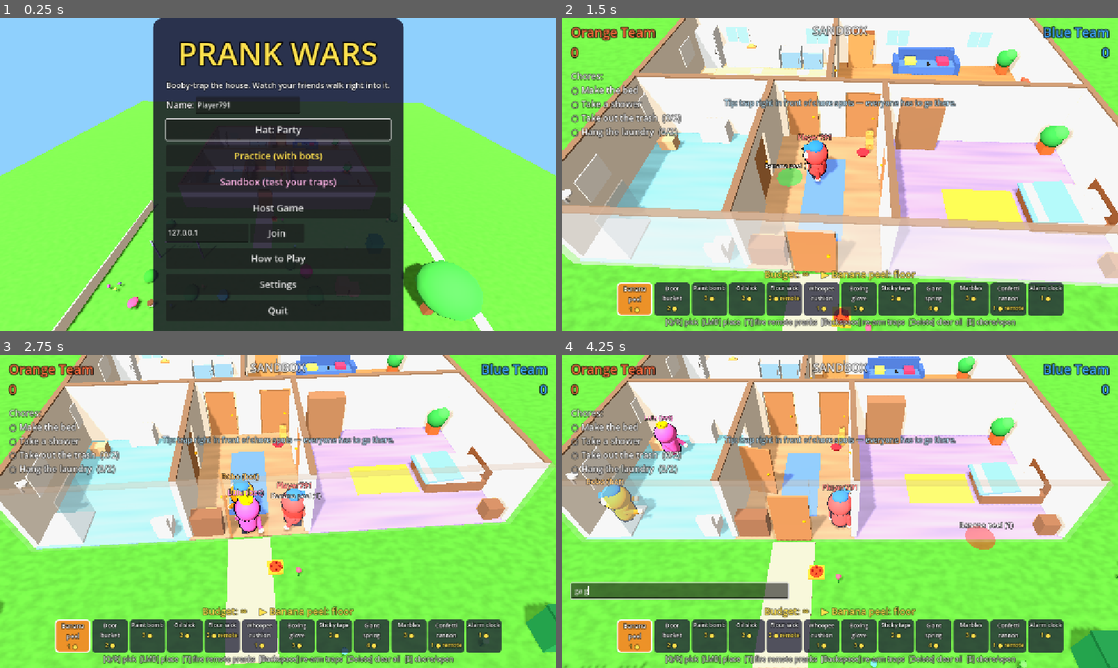
Above: before the commit, frames 1-4 (two rows, left to right).
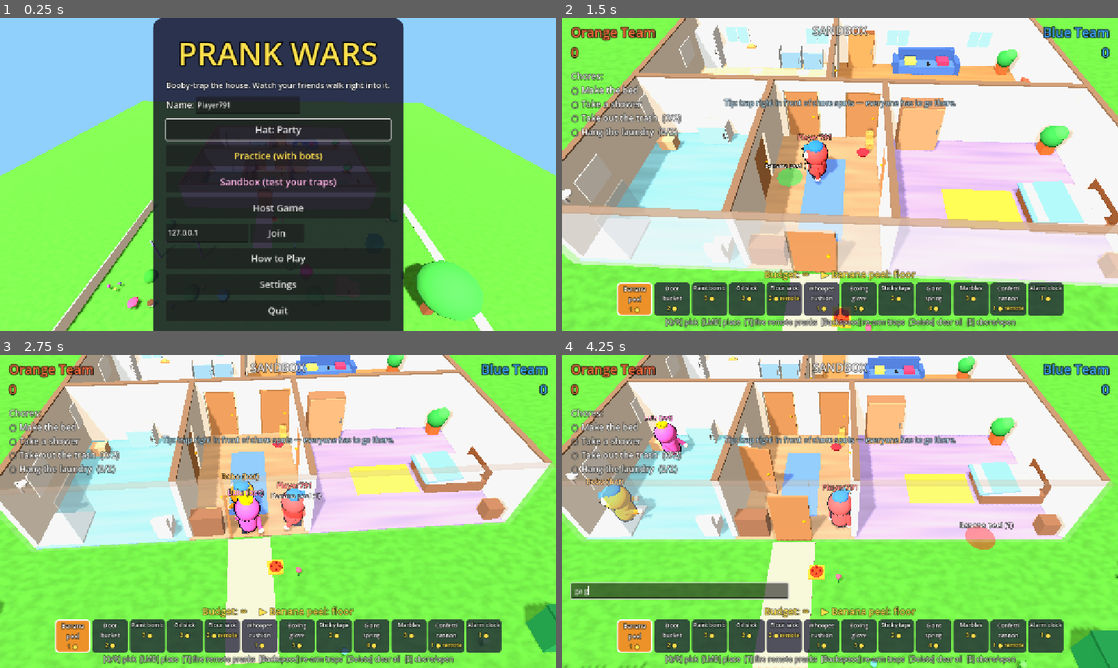
Above: after the commit, the same moments.

Repository: rraeyz/Prank_Wars
Game: Godot game, scene res://scenes/main.tscn
Two runs of this game, one before a commit and one after it. Both use one fixed random seed, a clock stepped at 60 frames per second and the inputs below.
Inputs (mouse positions are in pixels of both pictures, inside the frame that each line leads up to):
- Up to frame 1 (0.25 s): no input
- Up to frame 2 (1.5 s): tap Enter (chat) at 0.5 s; move the mouse to (962, 158) at 0.52 s; hold D (move_right) 0.53-1.28 s; tap G (ghost) at 0.6 s; click (962, 158) at 0.67 s; tap Space (jump) at 0.77 s; move the mouse to (728, 190) at 1.27 s; hold S (move_down) from 1.28 s (still down); click (728, 190) at 1.35 s
- Up to frame 3 (2.75 s): tap Space (jump) at 1.52 s; tap G (ghost) at 1.55, 2.3 s; move the mouse to (333, 442) at 2.02 s; release S (move_down) at 2.03 s; hold D (move_right) from 2.03 s (still down); tap Tab (cam_next) at 2.1 s
- Up to frame 4 (4.25 s): move the mouse to (812, 574) at 2.77 s; release D (move_right) at 2.78 s; hold W (move_up) 2.78-3.53 s; tap Enter (chat) at 2.85 s; click (812, 574) at 2.92 s; tap Space (jump) at 3.02, 3.77 s; tap G (ghost) at 3.05, 3.8 s; move the mouse to (1006, 558) at 3.52 s; hold A (move_left) from 3.53 s (still down); tap Delete (clear_all) at 3.6 s

The runs differ from the first frame. In frame 2, 1.2% of the frame differs, in the area x 24-69%, y 28-43%; in frame 3, 1.0%; in frame 4, 1.0%.
Error in both runs: Attempt to call function 'null::null (Callable)' on a null instance. (res://scripts/menu.gd:96)

Commit message:
Büyük harita: Malikane (24x16, 7 oda, 2 yeni görev), harita boyutu etiketi, büyük haritada süreler x1.3 ve +1 görev; dolap yönü düzeltmeleri
Co-Authored-By: Claude Opus 5.5 <noreply@anthropic.com>
Claude-Session: https://claude.ai/code/session_01JFvHhXoGGsaEn8ymwmaVcf

Diff:
--- a/scripts/game_config.gd
+++ b/scripts/game_config.gd
@@ -25,9 +25,14 @@
 const CHAOS_BUDGET_EVERY := 5.0
 
 
+## Bigger maps get longer phases.
+func time_scale() -> float:
+	return 1.3 if map == "mansion" else 1.0
+
+
 ## Chaos is one long round where everybody traps and runs at once.
 func chaos_time() -> float:
-	return run_time * 1.6  # random | off | one of MODIFIERS (every round)
+	return run_time * 1.6 * time_scale()  # random | off | one of MODIFIERS (every round)
 const GHOST_DELAY := 20.0  # trappers become poltergeists this long after chores start
 const GHOST_COOLDOWN := 12.0
 
@@ -38,14 +43,14 @@
 
 ## Longer chore phases get one more chore so the round doesn't end early.
 func tasks_per_round() -> int:
-	return TASKS_PER_ROUND + (1 if run_time >= 140.0 else 0) + (1 if run_time >= 190.0 else 0)
+	return TASKS_PER_ROUND + (1 if run_time >= 140.0 else 0) + (1 if run_time >= 190.0 else 0) + (1 if map == "mansion" else 0)
 
 
 ## Rough match length in minutes (intro + setup + chores + replay + score per round).
 func match_minutes() -> float:
 	if mode == "chaos":
 		return (intro_time + chaos_time() + replay_time + score_time) / 60.0
-	return rounds * (intro_time + setup_time + run_time + replay_time + score_time) / 60.0
+	return rounds * (intro_time + (setup_time + run_time) * time_scale() + replay_time + score_time) / 60.0
 const TASK_POINTS := 15
 const PRANK_POINTS := 10
 const DISARM_POINTS := 10
@@ -107,6 +112,8 @@
 	"meeting": [{"type": "hold", "at": "whiteboard", "time": 2.5}],
 	"report": [{"type": "pickup", "at": "report"}, {"type": "deliver", "at": "boss_desk"}],
 	"fish": [{"type": "open", "at": "fish_food"}, {"type": "hold", "at": "aquarium", "time": 1.5}],
+	"dinner": [{"type": "hold", "at": "dining_table", "time": 2.5}],
+	"books": [{"type": "open", "at": "bookcase"}, {"type": "hold", "at": "library_shelf", "time": 2.0}],
 	"pizza": [{"type": "pickup", "at": "pizza"}, {"type": "deliver", "at": "counter"}],  # event only
 }
 const EVENT_TASKS := ["pizza"]
--- a/scripts/house.gd
+++ b/scripts/house.gd
@@ -7,8 +7,8 @@
 const T := 0.2
 const DOOR_W := 1.3
 const DOOR_H := 2.15
-const RECT := Rect2(-8, -6, 16, 12)
-const GARDEN := Rect2(-11, 6, 22, 10)
+var RECT := Rect2(-8, -6, 16, 12)  # interior; the mansion is bigger
+var GARDEN := Rect2(-11, 6, 22, 10)
 
 const C_WALL := Color("f6efe3")
 const C_WALL_TOP := Color("8a6f5a")
@@ -34,7 +34,8 @@
 var spawn_house: Array = []
 var _front_block: StaticBody3D
 var map := "house"
-const MAPS := ["house", "office"]
+const MAPS := ["house", "office", "mansion"]
+const MAP_SIZE := {"house": "medium", "office": "medium", "mansion": "large"}
 var _nav_centers := {"kitchen": Vector3(-3.4, 0, -3.0), "living": Vector3(1.6, 0, -2.6),
 	"bath": Vector3(-5.3, 0, 2.8), "hall": Vector3(-1.0, 0, 3.0), "bed": Vector3(3.6, 0, 2.6)}
 
@@ -42,7 +43,19 @@
 ## Builds the chosen map. Every map shares the outer shell (16x12, front door at x=-1) and the garden.
 func build(map_name := "house") -> void:
 	map = map_name if map_name in MAPS else "house"
-	if map == "office":
+	if map == "mansion":
+		RECT = Rect2(-12, -10, 24, 16)
+		GARDEN = Rect2(-15, 6, 30, 10)
+		rooms = {"kitchen": Rect2(-12, -10, 8, 7), "dining": Rect2(-4, -10, 8, 7), "library": Rect2(4, -10, 8, 7),
+			"bath": Rect2(-12, -3, 6, 9), "hall": Rect2(-6, -3, 6, 9), "living": Rect2(0, -3, 6, 9), "bed": Rect2(6, -3, 6, 9),
+			"garden": GARDEN}
+		_nav_centers = {"kitchen": Vector3(-6.5, 0, -5.5), "dining": Vector3(0, 0, -4.3), "library": Vector3(6.0, 0, -6.0),
+			"bath": Vector3(-9.0, 0, 1.5), "hall": Vector3(-3.0, 0, 1.5), "living": Vector3(5.0, 0, 0.3), "bed": Vector3(8.0, 0, 1.0)}
+		_floors({"kitchen": Color("e6cf9f"), "dining": Color("b5835a"), "library": Color("7b5e57"), "bath": Color("8fc9d6"),
+			"hall": Color("bf9c78"), "living": Color("c08f5e"), "bed": Color("b9a3dc")})
+		_mansion_walls()
+		_mansion_furniture()
+	elif map == "office":
 		rooms = {"open_office": Rect2(-8, -6, 11, 7), "break": Rect2(3, -6, 5, 6), "meeting": Rect2(3, 0, 5, 6),
 			"boss": Rect2(-8, 1, 5, 5), "lobby": Rect2(-3, 1, 6, 5), "garden": GARDEN}
 		_nav_centers = {"open_office": Vector3(-2.0, 0, -3.0), "break": Vector3(4.2, 0, -2.6),
@@ -64,6 +77,10 @@
 	for i in 8:
 		spawn_garden.append(Vector3(-4.5 + (i % 4) * 2.0, 0.8, 10.5 + (i / 4) * 1.8))
 		spawn_house.append(Vector3(-2.2 + (i % 4) * 0.9, 0.8, 2.2 + (i / 4) * 1.6))
+
+
+func _ceiling() -> void:
+	U.invisible_wall(self, Vector3(RECT.size.x + 0.4, 0.4, RECT.size.y + 0.4), Vector3(RECT.get_center().x, 3.1, RECT.get_center().y))
 
 
 func set_front_locked(l: bool) -> void:
@@ -206,7 +223,7 @@
 	_wall_z(-3.0, 0.0, 6.0, [3.0], ["hall_bath"])
 	_wall_z(1.0, 0.0, 6.0, [3.0], ["hall_bed"])
 	# invisible ceiling keeps launched players inside
-	U.invisible_wall(self, Vector3(16.4, 0.4, 12.4), Vector3(0, 3.1, 0))
+	_ceiling()
 
 
 func _wall_mat() -> StandardMaterial3D:
@@ -373,7 +390,7 @@
 	_spot("shower", Vector3(-7.2, 0.0, 5.2), 1.0)
 	U.solid(self, Vector3(0.5, 0.45, 0.65), Vector3(-3.8, 0.22, 5.55), C_WHITE)
 	U.solid(self, Vector3(0.5, 0.5, 0.18), Vector3(-3.8, 0.7, 5.85), C_WHITE)
-	_cupboard("bath_cabinet", Vector3(1.1, 0.85, 0.55), Vector3(-5.5, 0, 0.4), PI, C_WHITE, Color("9fd3dc"))
+	_cupboard("bath_cabinet", Vector3(1.1, 0.85, 0.55), Vector3(-5.5, 0, 0.4), 0.0, C_WHITE, Color("9fd3dc"))
 	_prop("laundry", Vector3(0.6, 0.45, 0.45), Vector3(-7.2, 0.3, 1.0), Color("d9b38c"), 1.5)
 	# --- hallway ---
 	_spot("cat_bowl", Vector3(0.35, 0.0, 1.0), 1.3)
@@ -388,7 +405,7 @@
 	U.box(Vector3(0.4, 0.16, 1.0), C_WHITE, Vector3(7.65, 0.65, 3.6), self)
 	U.solid(self, Vector3(0.15, 0.9, 1.6), Vector3(7.95, 0.45, 3.6), C_DARK_WOOD)
 	_spot("bed", Vector3(6.8, 0.5, 3.6), 1.9)
-	_cupboard("wardrobe", Vector3(1.5, 2.0, 0.6), Vector3(2.4, 0, 0.4), PI, Color("a0785a"), Color("c49a74"))
+	_cupboard("wardrobe", Vector3(1.5, 2.0, 0.6), Vector3(2.4, 0, 0.4), 0.0, Color("a0785a"), Color("c49a74"))
 	_cupboard("nightstand", Vector3(0.55, 0.55, 0.5), Vector3(7.5, 0, 5.6), PI, C_DARK_WOOD, C_WOOD)
 	_plant("plant_b", Vector3(7.4, 0, 0.55))
 
@@ -433,9 +450,10 @@
 		var s: Vector3 = side[1]
 		U.box(Vector3(maxf(s.x, 0.1), 0.7, maxf(s.z, 0.1)), fc, c + Vector3(0, 0.35, 0), self)
 		U.invisible_wall(self, Vector3(maxf(s.x, 0.3), 6, maxf(s.z, 0.3)), c + Vector3(0, 3, 0))
-	U.invisible_wall(self, Vector3(3.2, 6, 0.3), Vector3(-9.6, 3, 6.0))
-	U.invisible_wall(self, Vector3(3.2, 6, 0.3), Vector3(9.6, 3, 6.0))
-	U.invisible_wall(self, Vector3(16.4, 2, 0.3), Vector3(0, 3.9, 6.0))
+	var side_w := RECT.position.x - GARDEN.position.x + 0.2
+	U.invisible_wall(self, Vector3(side_w, 6, 0.3), Vector3(GARDEN.position.x + side_w / 2.0, 3, 6.0))
+	U.invisible_wall(self, Vector3(side_w, 6, 0.3), Vector3(GARDEN.end.x - side_w / 2.0, 3, 6.0))
+	U.invisible_wall(self, Vector3(RECT.size.x + 0.4, 2, 0.3), Vector3(RECT.get_center().x, 3.9, 6.0))
 	# path to the front door
 	U.box(Vector3(1.4, 0.05, 4.0), Color("cdb79e"), Vector3(-1.0, 0.0, 8.1), self)
 	# trash bin
@@ -451,7 +469,7 @@
 	var rng := RandomNumberGenerator.new()
 	rng.seed = 42
 	for i in 26:
-		var x := rng.randf_range(-10.3, 10.3)
+		var x := rng.randf_range(GARDEN.position.x + 0.7, GARDEN.end.x - 0.7)
 		var z := rng.randf_range(6.6, 15.4)
 		if absf(x + 1.0) < 1.4 or (x > 5.5 and x < 8.5 and z < 11.5) or (x < -4.5 and z > 10 and z < 12):
 			continue
@@ -491,11 +509,15 @@
 	roof.name = "Roof"
 	add_child(roof)
 	var rc := Color("c4553a")
-	var a := U.box(Vector3(17.2, 0.25, 7.0), rc, Vector3(0, 3.55, -3.1), roof)
+	var cx := RECT.get_center().x
+	var cz := RECT.get_center().y
+	var half := RECT.size.y / 2.0
+	var w := RECT.size.x + 1.2
+	var a := U.box(Vector3(w, 0.25, half + 1.0), rc, Vector3(cx, 3.55, cz - half / 2.0 - 0.1), roof)
 	a.rotation.x = 0.32
-	var b := U.box(Vector3(17.2, 0.25, 7.0), rc, Vector3(0, 3.55, 3.1), roof)
+	var b := U.box(Vector3(w, 0.25, half + 1.0), rc, Vector3(cx, 3.55, cz + half / 2.0 + 0.1), roof)
 	b.rotation.x = -0.32
-	U.box(Vector3(17.4, 0.2, 0.4), Color("9e3f2b"), Vector3(0, 4.62, 0), roof)
+	U.box(Vector3(w + 0.2, 0.2, 0.4), Color("9e3f2b"), Vector3(cx, 3.6 + half * 0.17, cz), roof)
 	U.box(Vector3(0.6, 1.2, 0.6), Color("8d6e63"), Vector3(4.5, 4.6, -1.5), roof)
 
 
@@ -600,7 +622,7 @@
 	_wall_z(8.0, -6.0, 6.0, [])
 	_wall_z(3.0, -6.0, 6.0, [-3.0, 3.0], ["office_break", "lobby_meeting"])
 	_wall_z(-3.0, 1.0, 6.0, [3.5], ["lobby_boss"])
-	U.invisible_wall(self, Vector3(16.4, 0.4, 12.4), Vector3(0, 3.1, 0))
+	_ceiling()
 
 
 func _office_furniture() -> void:
@@ -661,3 +683,80 @@
 	_prop("report", Vector3(0.35, 0.08, 0.45), Vector3(1.3, 0.85, 2.0), Color.WHITE, 0.4)
 	U.solid(self, Vector3(1.6, 0.8, 0.6), Vector3(1.2, 0.4, 2.0), Color("8d6e63"))
 	_cat(Vector3(-2.4, 0, 5.3))
+
+
+# ------------------------------------------------------------------ mansion map (large)
+
+func _mansion_walls() -> void:
+	_wall_x(-10.0, -12.0, 12.0, [])
+	_wall_x(6.0, -12.0, 12.0, [-1.0], ["front"])
+	_wall_x(-3.0, -12.0, 12.0, [-5.0, -2.0, 2.0, 5.0], ["hall_kitchen", "hall_dining", "living_dining", "living_library"])
+	_wall_z(-12.0, -10.0, 6.0, [])
+	_wall_z(12.0, -10.0, 6.0, [])
+	_wall_z(-4.0, -10.0, -3.0, [-6.5], ["kitchen_dining"])
+	_wall_z(4.0, -10.0, -3.0, [-6.5], ["dining_library"])
+	_wall_z(-6.0, -3.0, 6.0, [1.5], ["bath_hall"])
+	_wall_z(0.0, -3.0, 6.0, [1.5], ["hall_living"])
+	_wall_z(6.0, -3.0, 6.0, [1.5], ["living_bed"])
+	_ceiling()
+
+
+func _mansion_furniture() -> void:
+	# kitchen
+	_cupboard("fridge", Vector3(0.9, 1.9, 0.75), Vector3(-11.35, 0, -9.5), 0.0, Color("e9eef2"), Color("dfe7ee"))
+	U.solid(self, Vector3(2.8, 0.92, 0.7), Vector3(-9.3, 0.46, -9.6), Color("c9d6df"))
+	U.box(Vector3(2.85, 0.06, 0.75), Color("f7f7f7"), Vector3(-9.3, 0.95, -9.58), self)
+	_spot("counter", Vector3(-9.3, 0.95, -9.1), 1.3)
+	_cupboard("cat_cabinet", Vector3(1.0, 0.92, 0.7), Vector3(-7.3, 0, -9.6), 0.0, Color("c9d6df"), Color("8fb3c9"))
+	_cupboard("kitchen_drawer", Vector3(1.0, 0.92, 0.7), Vector3(-6.2, 0, -9.6), 0.0, Color("c9d6df"), Color("8fb3c9"))
+	U.solid(self, Vector3(1.6, 0.08, 1.0), Vector3(-9.0, 0.78, -6.2), C_WOOD)
+	U.invisible_wall(self, Vector3(1.5, 0.74, 0.9), Vector3(-9.0, 0.37, -6.2))
+	_prop("chair", Vector3(0.45, 0.9, 0.45), Vector3(-9.0, 0.5, -5.2), Color("e8a45c"), 3.0)
+	_prop("trash_bag", Vector3(0.5, 0.6, 0.5), Vector3(-11.3, 0.35, -4.0), Color("2f3a33"), 2.0)
+	# dining room
+	U.solid(self, Vector3(4.0, 0.08, 1.4), Vector3(0, 0.78, -6.5), C_DARK_WOOD)
+	U.invisible_wall(self, Vector3(3.9, 0.74, 1.3), Vector3(0, 0.37, -6.5))
+	for cx in [-1.4, 0.0, 1.4]:
+		_prop("chair", Vector3(0.45, 0.9, 0.45), Vector3(cx, 0.5, -5.4), Color("a0785a"), 3.0)
+	for k in 3:
+		U.cyl(0.18, 0.02, Color.WHITE, Vector3(-1.2 + k * 1.2, 0.83, -6.5), self)
+	_spot("dining_table", Vector3(0, 0.8, -5.6), 1.5)
+	_cupboard("china", Vector3(1.6, 1.8, 0.5), Vector3(0, 0, -9.65), 0.0, Color("8d6e63"), Color("d7ccc8"))
+	# library
+	_cupboard("bookcase", Vector3(2.0, 2.0, 0.5), Vector3(8.0, 0, -9.65), 0.0, Color("5d4037"), Color("8d6e63"))
+	for k in 6:
+		U.box(Vector3(0.12, 0.35, 0.3), Color.from_hsv(k * 0.15, 0.6, 0.8), Vector3(7.3 + k * 0.28, 2.15, -9.65), self)
+	_spot("library_shelf", Vector3(8.0, 0.0, -9.0), 1.5)
+	U.solid(self, Vector3(2.4, 0.9, 1.3), Vector3(8.5, 0.45, -6.0), Color("2e7d32"))
+	U.solid(self, Vector3(1.0, 0.5, 1.0), Vector3(5.2, 0.25, -4.2), Color("6d4c41"))
+	_plant("plant_a", Vector3(11.3, 0, -9.3))
+	_prop("ball", Vector3(0.25, 0.25, 0.25), Vector3(8.2, 1.1, -6.0), Color("ffffff"), 0.3, "ball")
+	# bathroom
+	U.box(Vector3(1.4, 0.08, 1.4), Color("ffffff"), Vector3(-11.2, 0.04, 5.2), self)
+	U.box(Vector3(0.04, 2.0, 1.4), Color(0.7, 0.9, 1.0, 0.35), Vector3(-10.5, 1.0, 5.2), self)
+	_spot("shower", Vector3(-11.2, 0.0, 5.2), 1.0)
+	U.solid(self, Vector3(0.5, 0.45, 0.65), Vector3(-7.0, 0.22, 5.55), C_WHITE)
+	_cupboard("bath_cabinet", Vector3(1.1, 0.85, 0.55), Vector3(-9.5, 0, -2.6), 0.0, C_WHITE, Color("9fd3dc"))
+	_prop("laundry", Vector3(0.6, 0.45, 0.45), Vector3(-11.2, 0.3, -1.6), Color("d9b38c"), 1.5)
+	# hall
+	_spot("cat_bowl", Vector3(-1.0, 0.0, -2.0), 1.3)
+	U.cyl(0.2, 0.08, Color("e63946"), Vector3(-1.0, 0.04, -2.0), self, 0.24)
+	_cat(Vector3(-0.7, 0, -2.5))
+	_cupboard("hall_cabinet", Vector3(1.0, 0.9, 0.45), Vector3(-4.5, 0, 5.65), PI, C_DARK_WOOD, C_WOOD)
+	U.box(Vector3(1.4, 0.05, 5.0), Color("6a8fd8"), Vector3(-3.0, 0.0, 2.0), self)
+	# living room
+	_cupboard("tv_stand", Vector3(2.0, 0.55, 0.5), Vector3(3.0, 0, -2.6), 0.0, C_DARK_WOOD, C_WOOD)
+	U.box(Vector3(1.7, 0.95, 0.08), Color("1d1d22"), Vector3(3.0, 1.05, -2.75), self)
+	U.solid(self, Vector3(2.6, 0.45, 0.95), Vector3(3.0, 0.22, 1.6), Color("5b7fc4"))
+	U.solid(self, Vector3(2.6, 0.55, 0.25), Vector3(3.0, 0.72, 2.0), Color("4d6db0"))
+	_spot("remote_spot", Vector3(3.0, 0.5, 1.3), 1.4)
+	U.box(Vector3(0.12, 0.05, 0.3), Color("222222"), Vector3(3.1, 0.48, 1.4), self)
+	U.solid(self, Vector3(1.3, 0.42, 0.7), Vector3(3.0, 0.21, -0.6), C_WOOD)
+	_prop("cushion", Vector3(0.55, 0.2, 0.55), Vector3(2.2, 0.6, 1.5), Color("ffd166"), 0.6)
+	_plant("plant_b", Vector3(5.4, 0, 5.4))
+	# bedroom
+	U.solid(self, Vector3(2.3, 0.45, 1.6), Vector3(10.8, 0.22, 2.5), C_DARK_WOOD)
+	U.box(Vector3(2.0, 0.18, 1.55), Color("f4f1ea"), Vector3(10.65, 0.53, 2.5), self)
+	_spot("bed", Vector3(10.8, 0.5, 2.5), 1.9)
+	_cupboard("wardrobe", Vector3(1.5, 2.0, 0.6), Vector3(8.0, 0, -2.6), 0.0, Color("a0785a"), Color("c49a74"))
+	_cupboard("nightstand", Vector3(0.55, 0.55, 0.5), Vector3(11.5, 0, 5.6), PI, C_DARK_WOOD, C_WOOD)
--- a/scripts/i18n.gd
+++ b/scripts/i18n.gd
@@ -94,6 +94,14 @@
 	"kd_haunter": ["hayalet gücün daha erken ve sık gelir", "your ghost power comes sooner and more often"],
 	"comeback": ["%s çok önde: o takıma ceza, diğerine destek!", "%s is way ahead: handicap for them, boost for the others!"],
 	"feed_steady": ["%s sağlam bastı, şaka işlemedi!", "%s stood firm — the prank did nothing!"],
+	"map_mansion": ["Malikane", "Mansion"],
+	"size_medium": ["orta, 2–6 kişi", "medium, 2–6 players"],
+	"size_large": ["büyük, 4–8 kişi", "large, 4–8 players"],
+	"t_dinner": ["Sofrayı kur", "Set the table"],
+	"t_books": ["Kitapları diz", "Shelve the books"],
+	"s_dining_table": ["Sofrayı kur", "Set the table"],
+	"s_bookcase": ["Kitapları al", "Get the books"],
+	"s_library_shelf": ["Rafa diz", "Shelve them"],
 	"mode": ["Mod", "Mode"],
 	"mode_turns": ["Sıralı (biri kurar, biri koşar)", "Turns (one traps, one runs)"],
 	"mode_chaos": ["KAOS (herkes aynı anda kurar ve koşar)", "CHAOS (everyone traps and runs at once)"],
--- a/scripts/i18n_extra.gd
+++ b/scripts/i18n_extra.gd
@@ -4,6 +4,14 @@
 const LANGS := ["es", "pt", "de", "fr", "ru"]
 
 const S := {
+	"map_mansion": ["Mansión", "Mansão", "Villa", "Manoir", "Особняк"],
+	"size_medium": ["mediano, 2–6", "médio, 2–6", "mittel, 2–6", "moyen, 2–6", "средняя, 2–6"],
+	"size_large": ["grande, 4–8", "grande, 4–8", "groß, 4–8", "grand, 4–8", "большая, 4–8"],
+	"t_dinner": ["Poner la mesa", "Pôr a mesa", "Tisch decken", "Mettre la table", "Накрыть стол"],
+	"t_books": ["Ordenar libros", "Arrumar os livros", "Bücher einräumen", "Ranger les livres", "Расставить книги"],
+	"s_dining_table": ["Poner la mesa", "Pôr a mesa", "Tisch decken", "Mettre la table", "Накрыть стол"],
+	"s_bookcase": ["Coger libros", "Pegar livros", "Bücher holen", "Prendre les livres", "Взять книги"],
+	"s_library_shelf": ["Colocar en la estantería", "Colocar na estante", "Einräumen", "Ranger", "Поставить на полку"],
 	"perk": ["Tu habilidad", "Sua habilidade", "Dein Perk", "Ton atout", "Твой навык"],
 	"k_nose": ["Nariz", "Nariz", "Spürnase", "Flair", "Нюх"],
 	"kd_nose": ["olfatear se recarga el doble de rápido", "farejar recarrega 2x mais rápido", "Schnüffeln lädt doppelt so schnell", "renifler se recharge 2x plus vite", "нюх перезаряжается вдвое быстрее"],
--- a/scripts/menu.gd
+++ b/scripts/menu.gd
@@ -259,7 +259,7 @@
 	_rule_btn.visible = host
 	_mode_btn.visible = host
 	_map_btn.visible = host
-	_map_btn.text = "%s: %s" % [I18n.t("map"), I18n.t("map_" + Config.map)]
+	_map_btn.text = "%s: %s (%s)" % [I18n.t("map"), I18n.t("map_" + Config.map), I18n.t("size_" + House.MAP_SIZE.get(Config.map, "medium"))]
 	_mode_btn.text = "%s: %s" % [I18n.t("mode"), I18n.t("mode_" + Config.mode)]
 	_rounds_btn.visible = host and Config.mode == "turns"
 	_setup_btn.visible = host and Config.mode == "turns"
--- a/scripts/world.gd
+++ b/scripts/world.gd
@@ -1305,7 +1305,7 @@
 			else:
 				for s in bots:
 					bots[s].on_setup()
-				_set_phase("setup", Config.setup_time)
+				_set_phase("setup", Config.setup_time * Config.time_scale())
 		"chaos":
 			_end_chaos()
 		"setup":
@@ -1340,7 +1340,7 @@
 		var a: Avatar = avatars[s]
 		if a.team == trapper_team:
 			a.park()
-	_set_phase("run", Config.run_time)
+	_set_phase("run", Config.run_time * Config.time_scale())
 
 
 func _end_run() -> void:
--- a/tests/test_suite.gd
+++ b/tests/test_suite.gd
@@ -35,7 +35,7 @@
 	var mus: AudioStreamWAV = Sfx.build_music()
 	check(mus.data.size() > 100000, "music synthesizes")
 	print("== integration tests")
-	for t in ["banana", "combo", "bucket", "paint_fridge", "spring", "task_flow", "disarm", "bump_chain", "placement", "sandbox", "ghost", "security", "rules", "rush", "sniff", "awards", "events", "new_pranks", "chaos", "chaos_bots", "office_match", "powerups", "perks", "full_match"]:
+	for t in ["banana", "combo", "bucket", "paint_fridge", "spring", "task_flow", "disarm", "bump_chain", "placement", "sandbox", "ghost", "security", "rules", "rush", "sniff", "awards", "events", "new_pranks", "chaos", "chaos_bots", "office_match", "powerups", "perks", "mansion_match", "full_match"]:
 		if only != "" and only != t:
 			continue
 		print("-- ", t)
@@ -71,6 +71,7 @@
 		"office_match": await it_office_match()
 		"powerups": await it_powerups()
 		"perks": await it_perks()
+		"mansion_match": await it_mansion_match()
 		"full_match": await it_full_match()
 
 
@@ -133,7 +134,20 @@
 	get_tree().root.add_child(office)
 	office.build("office")
 	check(office.doors.has("front") and office.doors.size() == 6, "office has 6 doors incl. front")
-	var both: Array = h.task_ids() + office.task_ids()
+	var mansion := House.new()
+	get_tree().root.add_child(mansion)
+	mansion.build("mansion")
+	check(mansion.RECT.size.x == 24.0 and mansion.doors.size() == 10, "mansion is large (%d doors)" % mansion.doors.size())
+	check(mansion.task_ids().size() >= 10, "mansion has many chores (%d)" % mansion.task_ids().size())
+	for t in mansion.task_ids():
+		for st in Config.TASKS[t]:
+			if mansion.spots.has(st["at"]):
+				var tgt: Vector3 = mansion.spots[st["at"]]["pos"]
+				var mp: Array = mansion.path(Vector3(-1, 0, 10), tgt)
+				var need := 1 if mansion.room_of(tgt) == "garden" else 2
+				check(mp.size() >= need and mp[-1] == tgt, "mansion path to %s (%d)" % [st["at"], mp.size()])
+	var both: Array = h.task_ids() + office.task_ids() + mansion.task_ids()
+	mansion.free()
 	for t in Config.TASKS:
 		check(t in both, "chore %s exists on at least one map" % t)
 	check(h.task_ids().size() >= 6 and office.task_ids().size() >= 6, "each map has enough chores (%d / %d)" % [h.task_ids().size(), office.task_ids().size()])
@@ -869,3 +883,26 @@
 			expected += 3
 	check(w.budget[0] == maxi(6, expected), "leading trappers get -3 budget (%d vs %d)" % [w.budget[0], expected])
 	Config.rule_choice = "random"
+
+
+
+func it_mansion_match() -> void:
+	Config.map = "mansion"
+	var players := {-1: _p("B1", 0, 1, true), -2: _p("B2", 0, 2, true), -3: _p("B3", 1, 3, true), -4: _p("B4", 1, 4, true)}
+	await _make_world(players)
+	Config.setup_time = 30.0
+	Config.run_time = 60.0
+	var t := 0
+	var done := 0
+	while w.phase != "end" and t < 60 * 60 * 6:
+		await get_tree().physics_frame
+		t += 1
+		var d := 0
+		for tk in w.tasks:
+			if tk["done"]:
+				d += 1
+		done = maxi(done, d)
+	check(w.phase == "end", "mansion bot match ends")
+	check(done >= 1, "bots finished chores on the big map (%d)" % done)
+	print("     mansion score ", w.scoring.totals)
+	Config.map = "house"
